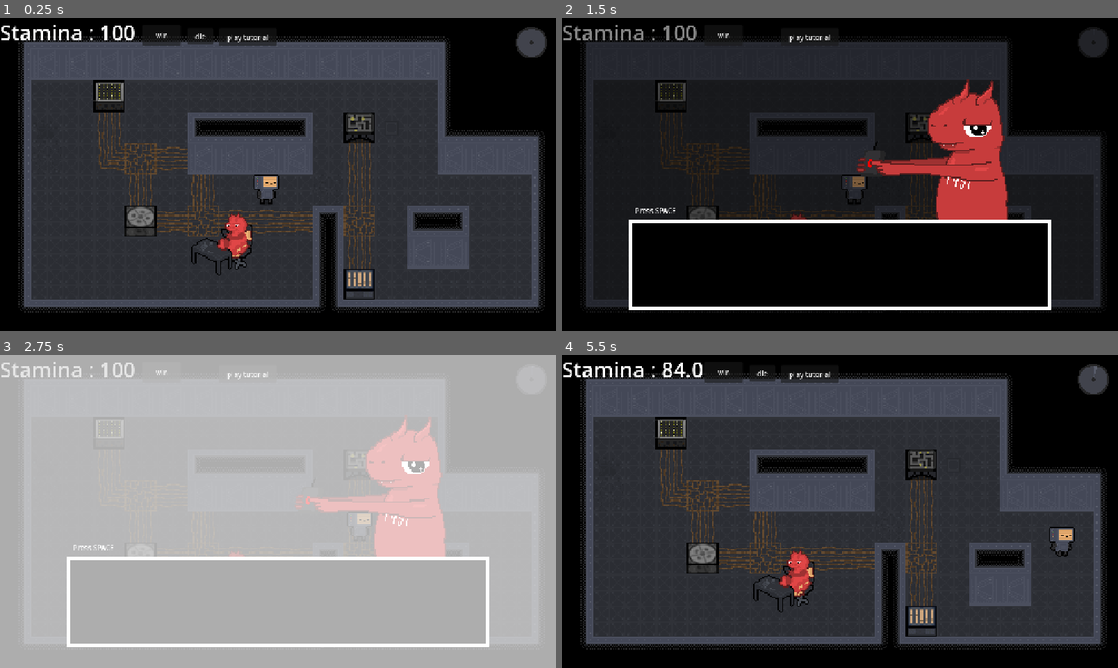
Above: before the commit, frames 1-4 (two rows, left to right).
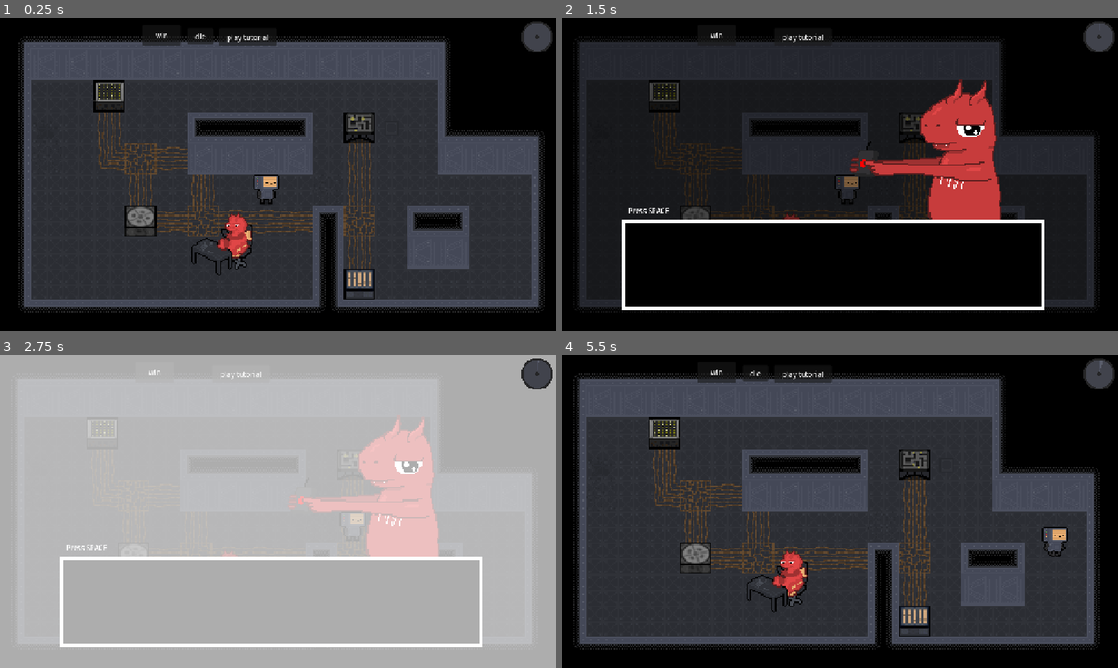
Above: after the commit, the same moments.

Repository: DuneRanger/MSI-GameJam
Game: Godot game, scene res://scenes/game/game.tscn
Same seed, same stepped clock (60 frames per second), same inputs: the game is played once before the commit and once after it.
Inputs (mouse positions are in pixels of both pictures, inside the frame that each line leads up to):
- Up to frame 1 (0.25 s): no input
- Up to frame 2 (1.5 s): click "die" at 0.5 s; tap Space (dialogue_skip) at 1.25 s; move the mouse to (962, 158) at 1.27 s; hold D (move_right) from 1.28 s (still down); tap E (interact) at 1.35 s
- Up to frame 3 (2.75 s): release D (move_right) at 2 s; click "win" at 2 s
- Up to frame 4 (5.5 s): tap Space (dialogue_skip) at 2.75, 3.5 s; move the mouse to (728, 527) at 2.77 s; hold S (move_down) 2.78-3.53 s; click (728, 527) at 2.85 s; move the mouse to (895, 442) at 3.52 s; hold D (move_right) 3.53-4.25 s; hold Shift (sprint) 3.53-4.25 s; click "play tutorial" at 4.25 s; move the mouse to (812, 574) at 5.02 s; hold W (move_up) from 5.03 s (still down); tap R at 5.1 s

The runs differ from the first frame. In frame 1, 0.8% of the frame differs, in the area x 0-100%, y 1-13%; in frame 2, 8.6%; in frame 3, 3.4%; in frame 4, 16%, in the area x 0-100%, y 1-95%.

Commit message:
Add a moving camera

Diff:
--- a/scenes/game/game.gd
+++ b/scenes/game/game.gd
@@ -51,10 +51,8 @@
 	load_level()
 
 func _process(_delta: float) -> void:
-	if current_level != null:
-		$LabelStamina.text = "Stamina : " + str(current_level.player.stamina)
-	$LevelTimerProgressBar.value = $LevelTimer.wait_time - $LevelTimer.time_left
-	$LevelTimerProgressBar.max_value = $LevelTimer.wait_time
+	$HUD/LevelTimerProgressBar.value = $LevelTimer.wait_time - $LevelTimer.time_left
+	$HUD/LevelTimerProgressBar.max_value = $LevelTimer.wait_time
 
 func _on_minigame_requested(machine: Machine) -> void:
 	chosen_minigame = machine.linked_minigame_scene.instantiate() as Minigame
@@ -64,7 +62,7 @@
 func link_chosen_minigame() -> void:
 	chosen_minigame.minigame_completed.connect(_on_minigame_success)
 	chosen_minigame.minigame_failed.connect(_on_minigame_fail)
-	$MinigameHUD.add_child(chosen_minigame)
+	$HUD/MinigameHUD.add_child(chosen_minigame)
 	minigame_result = false
 	chosen_minigame.start_minigame()
 
@@ -95,7 +93,7 @@
 		activated_machine = null
 
 func _on_minigame_leave_timer_timeout() -> void:
-	$MinigameHUD.remove_child(chosen_minigame)
+	$HUD/MinigameHUD.remove_child(chosen_minigame)
 	chosen_minigame.queue_free()
 	chosen_minigame = null
 	current_level.player.player_state = Player.player_states.WALKING
--- a/scenes/game/game.tscn
+++ b/scenes/game/game.tscn
@@ -10,9 +10,6 @@
 [ext_resource type="Texture2D" uid="uid://b1aqw4stficvv" path="res://assets/game/levels/clock_full.png" id="7_4j704"]
 [ext_resource type="AudioStream" uid="uid://bfa1tc6i3lrm3" path="res://assets/sfx/ambient/ambience.ogg" id="8_87uf6"]
 
-[sub_resource type="LabelSettings" id="LabelSettings_w1hta"]
-font_size = 48
-
 [node name="Game2" type="Node" unique_id=1830910457]
 script = ExtResource("1_0sr1o")
 levels = Array[PackedScene]([ExtResource("5_87uf6"), ExtResource("3_2a8rs")])
@@ -20,12 +17,6 @@
 
 [node name="DialogueManager" parent="." unique_id=1484026495 instance=ExtResource("4_2a8rs")]
 z_index = 20
-
-[node name="LabelStamina" type="Label" parent="." unique_id=1477753677]
-offset_right = 40.0
-offset_bottom = 23.0
-text = "Stamina: "
-label_settings = SubResource("LabelSettings_w1hta")
 
 [node name="LevelContainer" type="Node2D" parent="." unique_id=1127513561]
 
@@ -37,24 +28,6 @@
 volume_db = -10.0
 bus = &"SFX"
 
-[node name="MinigameHUD" type="CanvasLayer" parent="." unique_id=1928487069]
-offset = Vector2(128, 80)
-scale = Vector2(0.8, 0.8)
-transform = Transform2D(0.8, 0, 0, 0.8, 128, 80)
-follow_viewport_enabled = true
-
-[node name="LevelTimerProgressBar" type="TextureProgressBar" parent="." unique_id=2034526518]
-anchors_preset = -1
-offset_left = 1187.0
-offset_top = 20.0
-offset_right = 1260.0
-offset_bottom = 93.0
-step = 0.01
-fill_mode = 4
-nine_patch_stretch = true
-texture_under = ExtResource("6_2a8rs")
-texture_progress = ExtResource("7_4j704")
-
 [node name="LevelTimer" type="Timer" parent="." unique_id=1387333720]
 wait_time = 120.0
 one_shot = true
@@ -64,5 +37,27 @@
 autoplay = true
 bus = &"Ambience"
 
+[node name="HUD" type="CanvasLayer" parent="." unique_id=807513950]
+
+[node name="MinigameHUD" type="CanvasLayer" parent="HUD" unique_id=1928487069]
+offset = Vector2(128, 80)
+scale = Vector2(0.8, 0.8)
+transform = Transform2D(0.8, 0, 0, 0.8, 128, 80)
+
+[node name="LevelTimerProgressBar" type="TextureProgressBar" parent="HUD" unique_id=2034526518]
+anchors_preset = -1
+anchor_left = 1.0
+anchor_right = 1.0
+offset_left = -80.0
+offset_top = 7.0
+offset_right = -7.0
+offset_bottom = 80.0
+grow_horizontal = 0
+step = 0.01
+fill_mode = 4
+nine_patch_stretch = true
+texture_under = ExtResource("6_2a8rs")
+texture_progress = ExtResource("7_4j704")
+
 [connection signal="timeout" from="MinigameLeaveTimer" to="." method="_on_minigame_leave_timer_timeout"]
 [connection signal="timeout" from="LevelTimer" to="." method="_on_level_timer_timeout"]
--- a/scenes/game/player/player.tscn
+++ b/scenes/game/player/player.tscn
@@ -219,6 +219,10 @@
 
 [node name="TimerSFX-Steps" type="Timer" parent="." unique_id=348999559]
 
+[node name="Camera2D" type="Camera2D" parent="." unique_id=923601593]
+position_smoothing_enabled = true
+position_smoothing_speed = 15.0
+
 [connection signal="timeout" from="OverclockTimer" to="." method="_on_overclock_timer_timeout"]
 [connection signal="timeout" from="RechargeTimer" to="." method="_on_recharge_timer_timeout"]
 [connection signal="timeout" from="TimerSFX-Steps" to="." method="_on_timer_sfx_steps_timeout"]
--- a/scripts/game/dialog_manager/dialog_manager.gd
+++ b/scripts/game/dialog_manager/dialog_manager.gd
@@ -149,7 +149,7 @@
 	$Textbox/TextLabel.visible_ratio = 0.0
 	t.bind_node($Textbox/TextLabel)
 	t.tween_property($Textbox/TextLabel, "visible_ratio", 1.0, 0.03 * dialogue.length())
-	$TextScrollTimer.wait_time = 0.03 * dialogue.length()
+	$TextScrollTimer.wait_time = 0.03 * dialogue.length() if dialogue.length() > 0 else 1.0
 	$TextScrollTimer.start()
 
 	#text_animation_player.play("text_scroll")
--- a/scripts/game/level.gd
+++ b/scripts/game/level.gd
@@ -3,9 +3,21 @@
 @export var difficulty : int = 0
 @onready var player = $Player
 @onready var lucky_sitting = $LuckySitting
+
+@onready var camera: Camera2D = $Player/Camera2D
+@onready var floor_layer: TileMapLayer = $Tilemap/TilemapFloorLayer
 @onready var machine_layer = $Tilemap/TileMapMachineLayer
 
 func _ready() -> void:
 	for node in get_children():
 		if node is Node2D:
 			node.y_sort_enabled = true
+	var rect = floor_layer.get_used_rect()
+	var tile = floor_layer.tile_set.tile_size
+	var top_left = floor_layer.to_global(rect.position * tile)
+	var bottom_right = floor_layer.to_global(rect.end * tile)
+	camera.limit_left = top_left.x
+	camera.limit_top = top_left.y
+	camera.limit_right = bottom_right.x
+	camera.limit_bottom = bottom_right.y
+	camera.reset_smoothing()
